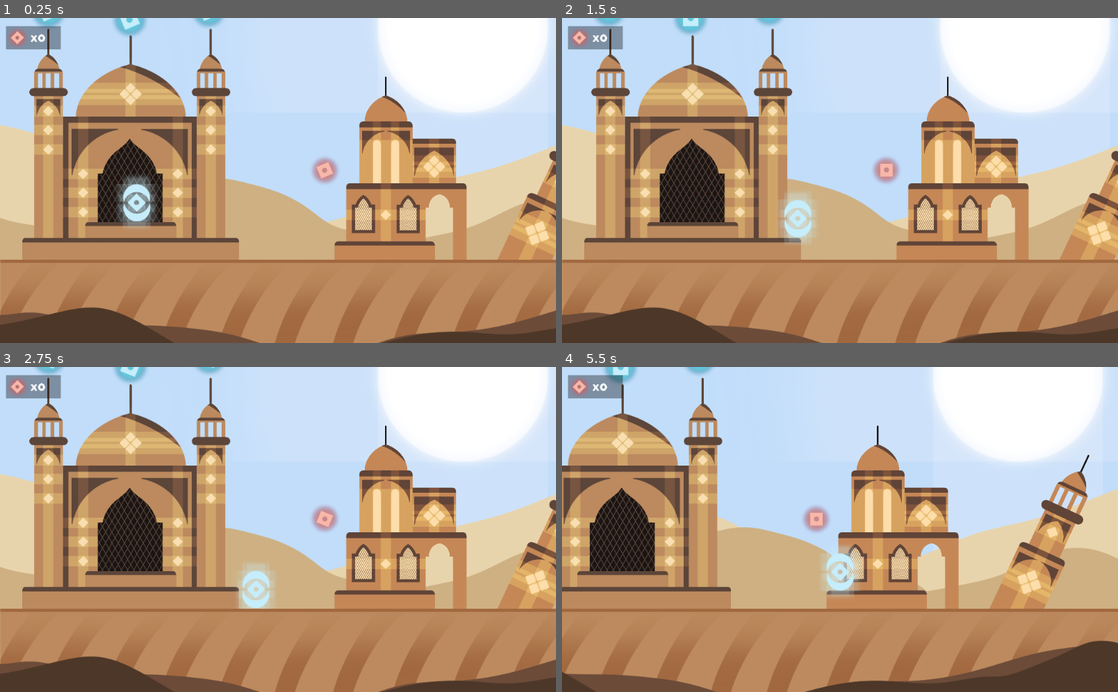
Above: before the commit, frames 1-4 (two rows, left to right).
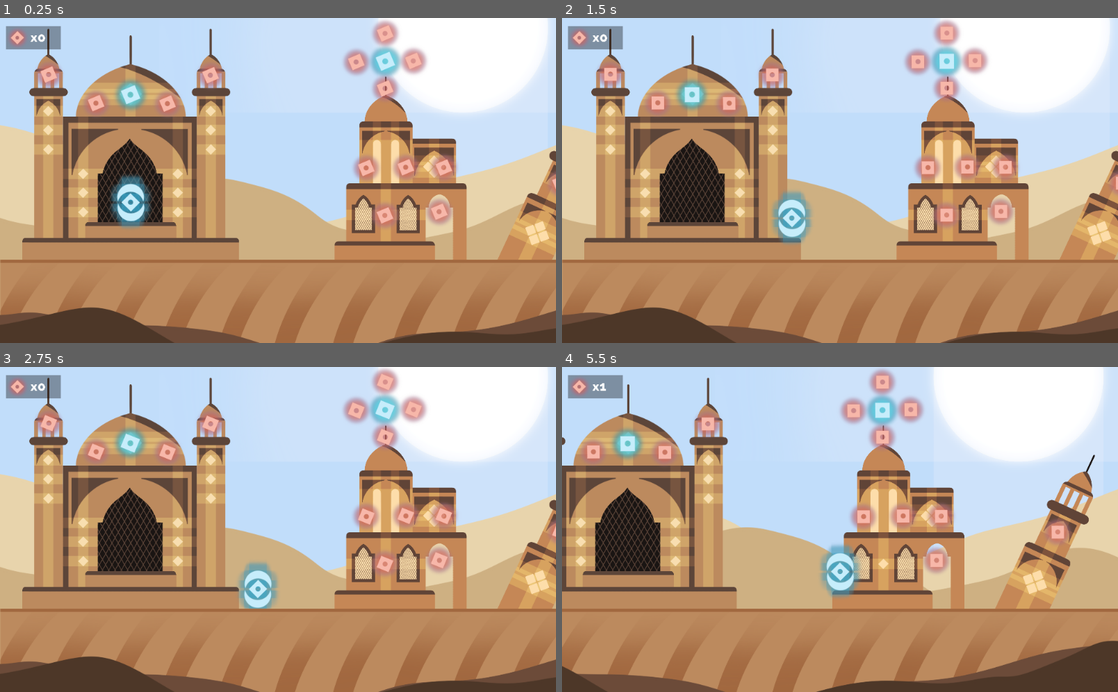
Above: after the commit, the same moments.

Repository: Craiky/csproject
Game: Godot game, scene res://MainScene.tscn
The game is run twice, just before and just after one commit, with the same random seed, the same clock (stepped at 60 frames per second) and the same inputs.
Inputs:
- Up to frame 1 (0.25 s): no input
- Up to frame 2 (1.5 s): hold Right (move_right) from 0.53 s (still down); tap Space (jump) at 0.77 s
- Up to frame 3 (2.75 s): tap Space (jump) at 1.52 s; release Right (move_right) at 2.03 s; hold Left (move_left) from 2.03 s (still down)
- Up to frame 4 (5.5 s): release Left (move_left) at 2.78 s; hold Right (move_right) 2.78-4.28 s; tap Space (jump) at 3.02, 3.77, 4.52 s; hold Left (move_left) 4.28-5.03 s; hold Right (move_right) from 5.03 s (still down)

The runs differ from the first frame. In frame 1, 5.8% of the frame differs, in the area x 6-100%, y 0-65%; in frame 2, 5.6%; in frame 3, 5.3%; in frame 4, 19%, in the area x 0-100%, y 0-100%.

Commit message:
coins

Diff:
--- a/MainScene.tscn
+++ b/MainScene.tscn
@@ -128,7 +128,7 @@
 scale = Vector2( 0.649411, 0.649411 )
 
 [node name="Player" parent="." instance=ExtResource( 1 )]
-position = Vector2( 629, -663 )
+position = Vector2( 601, -667 )
 scale = Vector2( 0.3, 0.3 )
 
 [node name="Camera2D" type="Camera2D" parent="Player"]
@@ -139,28 +139,235 @@
 limit_right = 16377
 limit_bottom = 0
 
-[node name="Coins" type="Node2D" parent="."]
-
-[node name="Coin" parent="Coins" instance=ExtResource( 3 )]
-position = Vector2( 1495, -798 )
-
-[node name="SuperCoin" parent="Coins" instance=ExtResource( 20 )]
-position = Vector2( 597, -1497 )
-scale = Vector2( 0.5, 0.5 )
-
-[node name="SuperCoin2" parent="Coins" instance=ExtResource( 20 )]
-position = Vector2( 960, -1538 )
-scale = Vector2( 0.5, 0.5 )
-
-[node name="SuperCoin3" parent="Coins" instance=ExtResource( 20 )]
-position = Vector2( 222, -1535 )
-scale = Vector2( 0.5, 0.5 )
-
 [node name="UI" parent="." instance=ExtResource( 6 )]
 margin_top = -1500.0
 margin_right = 2552.0
 margin_bottom = 26.0
 
+[node name="Coins" type="Node2D" parent="."]
+
+[node name="Coin6" parent="Coins" instance=ExtResource( 3 )]
+position = Vector2( 1868, -812 )
+
+[node name="Coin7" parent="Coins" instance=ExtResource( 3 )]
+position = Vector2( 2043, -811 )
+
+[node name="Coin8" parent="Coins" instance=ExtResource( 3 )]
+position = Vector2( 1772, -590 )
+
+[node name="Coin9" parent="Coins" instance=ExtResource( 3 )]
+position = Vector2( 771, -1106 )
+
+[node name="Coin10" parent="Coins" instance=ExtResource( 3 )]
+position = Vector2( 442, -1108 )
+
+[node name="SuperCoin5" parent="Coins" instance=ExtResource( 20 )]
+position = Vector2( 600, -1147 )
+
+[node name="Coin11" parent="Coins" instance=ExtResource( 3 )]
+position = Vector2( 969, -1237 )
+
+[node name="Coin12" parent="Coins" instance=ExtResource( 3 )]
+position = Vector2( 224, -1240 )
+
+[node name="Coin" parent="Coins" instance=ExtResource( 3 )]
+position = Vector2( 1686, -809 )
+
+[node name="SuperCoin" parent="Coins" instance=ExtResource( 20 )]
+position = Vector2( 597, -1601 )
+scale = Vector2( 0.5, 0.5 )
+
+[node name="SuperCoin2" parent="Coins" instance=ExtResource( 20 )]
+position = Vector2( 960, -1642 )
+scale = Vector2( 0.5, 0.5 )
+
+[node name="SuperCoin3" parent="Coins" instance=ExtResource( 20 )]
+position = Vector2( 222, -1639 )
+scale = Vector2( 0.5, 0.5 )
+
+[node name="SuperCoin4" parent="Coins" instance=ExtResource( 20 )]
+position = Vector2( 1773, -1301 )
+
+[node name="Coin2" parent="Coins" instance=ExtResource( 3 )]
+position = Vector2( 1773, -1176 )
+
+[node name="Coin3" parent="Coins" instance=ExtResource( 3 )]
+position = Vector2( 1903, -1303 )
+
+[node name="Coin4" parent="Coins" instance=ExtResource( 3 )]
+position = Vector2( 1640, -1298 )
+
+[node name="Coin5" parent="Coins" instance=ExtResource( 3 )]
+position = Vector2( 1773, -1430 )
+
+[node name="Coin13" parent="Coins" instance=ExtResource( 3 )]
+position = Vector2( 2580, -738 )
+
+[node name="Coin14" parent="Coins" instance=ExtResource( 3 )]
+position = Vector2( 3265, -863 )
+
+[node name="Coin15" parent="Coins" instance=ExtResource( 3 )]
+position = Vector2( 3067, -863 )
+
+[node name="Coin16" parent="Coins" instance=ExtResource( 3 )]
+position = Vector2( 3947, -666 )
+
+[node name="Coin17" parent="Coins" instance=ExtResource( 3 )]
+position = Vector2( 4256, -798 )
+
+[node name="Coin18" parent="Coins" instance=ExtResource( 3 )]
+position = Vector2( 4509, -944 )
+
+[node name="Coin19" parent="Coins" instance=ExtResource( 3 )]
+position = Vector2( 4851, -1061 )
+
+[node name="Coin20" parent="Coins" instance=ExtResource( 3 )]
+position = Vector2( 5151, -1071 )
+
+[node name="Coin21" parent="Coins" instance=ExtResource( 3 )]
+position = Vector2( 5462, -1074 )
+
+[node name="SuperCoin6" parent="Coins" instance=ExtResource( 20 )]
+position = Vector2( 6542, -1731 )
+
+[node name="SuperCoin7" parent="Coins" instance=ExtResource( 20 )]
+position = Vector2( 7962, -1757 )
+
+[node name="SuperCoin8" parent="Coins" instance=ExtResource( 20 )]
+position = Vector2( 7244, -2137 )
+
+[node name="SuperCoin9" parent="Coins" instance=ExtResource( 20 )]
+position = Vector2( 7088, -2006 )
+
+[node name="SuperCoin10" parent="Coins" instance=ExtResource( 20 )]
+position = Vector2( 7388, -2000 )
+
+[node name="Coin22" parent="Coins" instance=ExtResource( 3 )]
+position = Vector2( 6816, -2225 )
+
+[node name="Coin23" parent="Coins" instance=ExtResource( 3 )]
+position = Vector2( 7685, -2226 )
+
+[node name="Coin24" parent="Coins" instance=ExtResource( 3 )]
+position = Vector2( 7253, -1526 )
+
+[node name="Coin25" parent="Coins" instance=ExtResource( 3 )]
+position = Vector2( 7322, -1457 )
+
+[node name="Coin26" parent="Coins" instance=ExtResource( 3 )]
+position = Vector2( 7188, -1454 )
+
+[node name="SuperCoin11" parent="Coins" instance=ExtResource( 20 )]
+position = Vector2( 13289, -1316 )
+
+[node name="Coin27" parent="Coins" instance=ExtResource( 3 )]
+position = Vector2( 13376, -1234 )
+
+[node name="Coin28" parent="Coins" instance=ExtResource( 3 )]
+position = Vector2( 13209, -1229 )
+
+[node name="Coin29" parent="Coins" instance=ExtResource( 3 )]
+position = Vector2( 13382, -1398 )
+
+[node name="Coin30" parent="Coins" instance=ExtResource( 3 )]
+position = Vector2( 13198, -1405 )
+
+[node name="Coin31" parent="Coins" instance=ExtResource( 3 )]
+position = Vector2( 13294, -1152 )
+
+[node name="Coin32" parent="Coins" instance=ExtResource( 3 )]
+position = Vector2( 13293, -1474 )
+
+[node name="Coin33" parent="Coins" instance=ExtResource( 3 )]
+position = Vector2( 13293, -1032 )
+
+[node name="Coin34" parent="Coins" instance=ExtResource( 3 )]
+position = Vector2( 13292, -1596 )
+
+[node name="Coin35" parent="Coins" instance=ExtResource( 3 )]
+position = Vector2( 13577, -1312 )
+
+[node name="Coin36" parent="Coins" instance=ExtResource( 3 )]
+position = Vector2( 12996, -1313 )
+
+[node name="Coin37" parent="Coins" instance=ExtResource( 3 )]
+position = Vector2( 8608, -1077 )
+
+[node name="Coin38" parent="Coins" instance=ExtResource( 3 )]
+position = Vector2( 9045, -1227 )
+
+[node name="Coin39" parent="Coins" instance=ExtResource( 3 )]
+position = Vector2( 9053, -561 )
+
+[node name="Coin40" parent="Coins" instance=ExtResource( 3 )]
+position = Vector2( 8606, -576 )
+
+[node name="SuperCoin12" parent="Coins" instance=ExtResource( 20 )]
+position = Vector2( 9050, -751 )
+
+[node name="Coin41" parent="Coins" instance=ExtResource( 3 )]
+position = Vector2( 9733, -850 )
+
+[node name="Coin42" parent="Coins" instance=ExtResource( 3 )]
+position = Vector2( 9936, -855 )
+
+[node name="Coin43" parent="Coins" instance=ExtResource( 3 )]
+position = Vector2( 10129, -857 )
+
+[node name="Coin44" parent="Coins" instance=ExtResource( 3 )]
+position = Vector2( 9811, -1318 )
+
+[node name="Coin45" parent="Coins" instance=ExtResource( 3 )]
+position = Vector2( 10033, -1317 )
+
+[node name="Coin46" parent="Coins" instance=ExtResource( 3 )]
+position = Vector2( 9919, -1485 )
+
+[node name="Coin47" parent="Coins" instance=ExtResource( 3 )]
+position = Vector2( 11240, -674 )
+
+[node name="Coin48" parent="Coins" instance=ExtResource( 3 )]
+position = Vector2( 10943, -920 )
+
+[node name="Coin49" parent="Coins" instance=ExtResource( 3 )]
+position = Vector2( 11308, -450 )
+
+[node name="Coin50" parent="Coins" instance=ExtResource( 3 )]
+position = Vector2( 10780, -1408 )
+
+[node name="Coin51" parent="Coins" instance=ExtResource( 3 )]
+position = Vector2( 11439, -1340 )
+
+[node name="Coin52" parent="Coins" instance=ExtResource( 3 )]
+position = Vector2( 11116, -1377 )
+
+[node name="Coin53" parent="Coins" instance=ExtResource( 3 )]
+position = Vector2( 11795, -1159 )
+
+[node name="Coin54" parent="Coins" instance=ExtResource( 3 )]
+position = Vector2( 12067, -991 )
+
+[node name="Coin55" parent="Coins" instance=ExtResource( 3 )]
+position = Vector2( 12391, -796 )
+
+[node name="Coin56" parent="Coins" instance=ExtResource( 3 )]
+position = Vector2( 4852, -493 )
+
+[node name="Coin57" parent="Coins" instance=ExtResource( 3 )]
+position = Vector2( 5054, -491 )
+
+[node name="Coin58" parent="Coins" instance=ExtResource( 3 )]
+position = Vector2( 5255, -490 )
+
+[node name="Coin59" parent="Coins" instance=ExtResource( 3 )]
+position = Vector2( 5453, -491 )
+
+[node name="Coin60" parent="Coins" instance=ExtResource( 3 )]
+position = Vector2( 3078, -644 )
+
+[node name="Coin61" parent="Coins" instance=ExtResource( 3 )]
+position = Vector2( 2022, -607 )
+
 [node name="Front Terrain" type="Node2D" parent="."]
 
 [node name="Terrain" parent="Front Terrain" instance=ExtResource( 10 )]
--- a/Objects/SuperCoin.tscn
+++ b/Objects/SuperCoin.tscn
@@ -7,14 +7,16 @@
 extents = Vector2( 72.6632, 73.9702 )
 
 [node name="SuperCoin" type="Area2D"]
+scale = Vector2( 0.474054, 0.474054 )
 script = ExtResource( 1 )
 value = 5
 
 [node name="SuperCoin" type="Sprite" parent="."]
+position = Vector2( 0, -8.43785 )
 texture = ExtResource( 2 )
 
 [node name="CollisionShape2D" type="CollisionShape2D" parent="."]
-position = Vector2( 3, 12 )
+position = Vector2( 0, 1.90735e-06 )
 rotation = 0.785398
 shape = SubResource( 1 )
 
--- a/Player.tscn
+++ b/Player.tscn
@@ -13,8 +13,8 @@
 script = ExtResource( 2 )
 
 [node name="Sprite" type="Sprite" parent="."]
+position = Vector2( 22, -14 )
 texture = ExtResource( 1 )
 
 [node name="CollisionShape2D" type="CollisionShape2D" parent="."]
-position = Vector2( 9, -2 )
 shape = SubResource( 1 )
Binary file changed: Ressources/Sprites/Player.png
